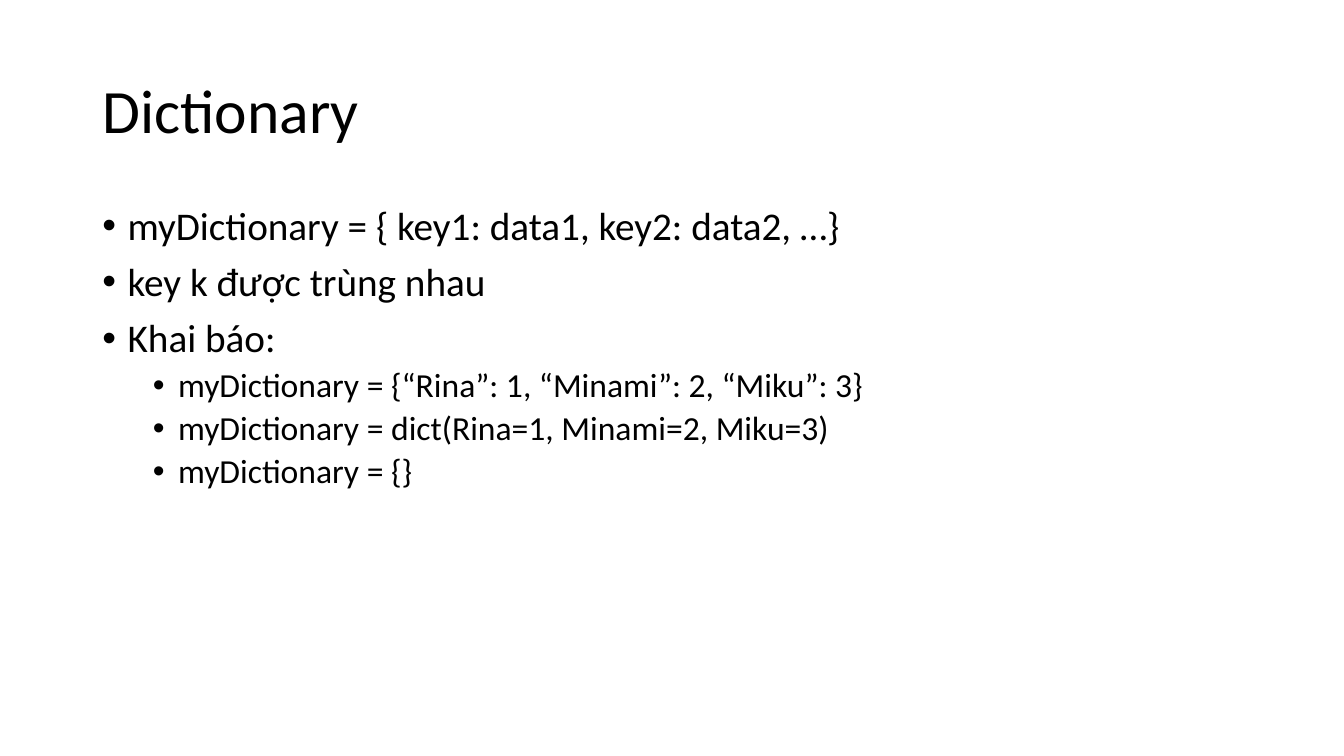
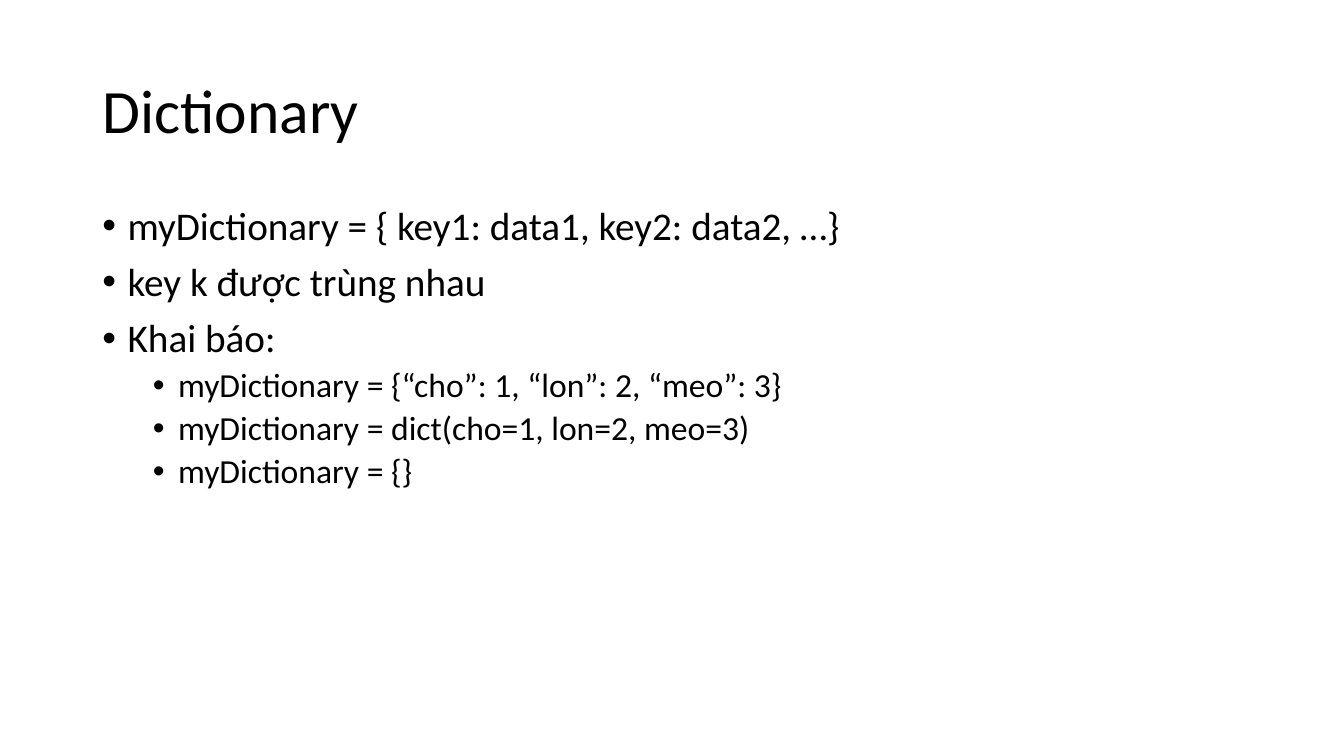
Before and after one commit to levinhhoang16/PyOpenCVCourse, a slide deck: slide 37 of Lecture/[01]PythonCoban.pptx. Drawn at 1344x756 pixels with LibreOffice and Linux fonts; fonts in the diff are those of the drawing. Boxes give left, top, right and bottom in pixels: in the first picture for what was removed or moved away, otherwise in the second. Text is boxed around its words. In the diff, an @@ line names an element or a change of style, - is before the commit and + after.

```diff
--- a/Lecture/[01]PythonCoban.pptx
+++ b/Lecture/[01]PythonCoban.pptx
@@ text at (178,372,782,446): text changed @@
-  • myDictionary = {“Rina”: 1, “Minami”: 2, “Miku”: 3}
-  • myDictionary = dict(Rina=1, Minami=2, Miku=3)
+  • myDictionary = {“cho”: 1, “lon”: 2, “meo”: 3}
+  • myDictionary = dict(cho=1, lon=2, meo=3)
```
Also in this commit, not shown: 2 other slides changed.
